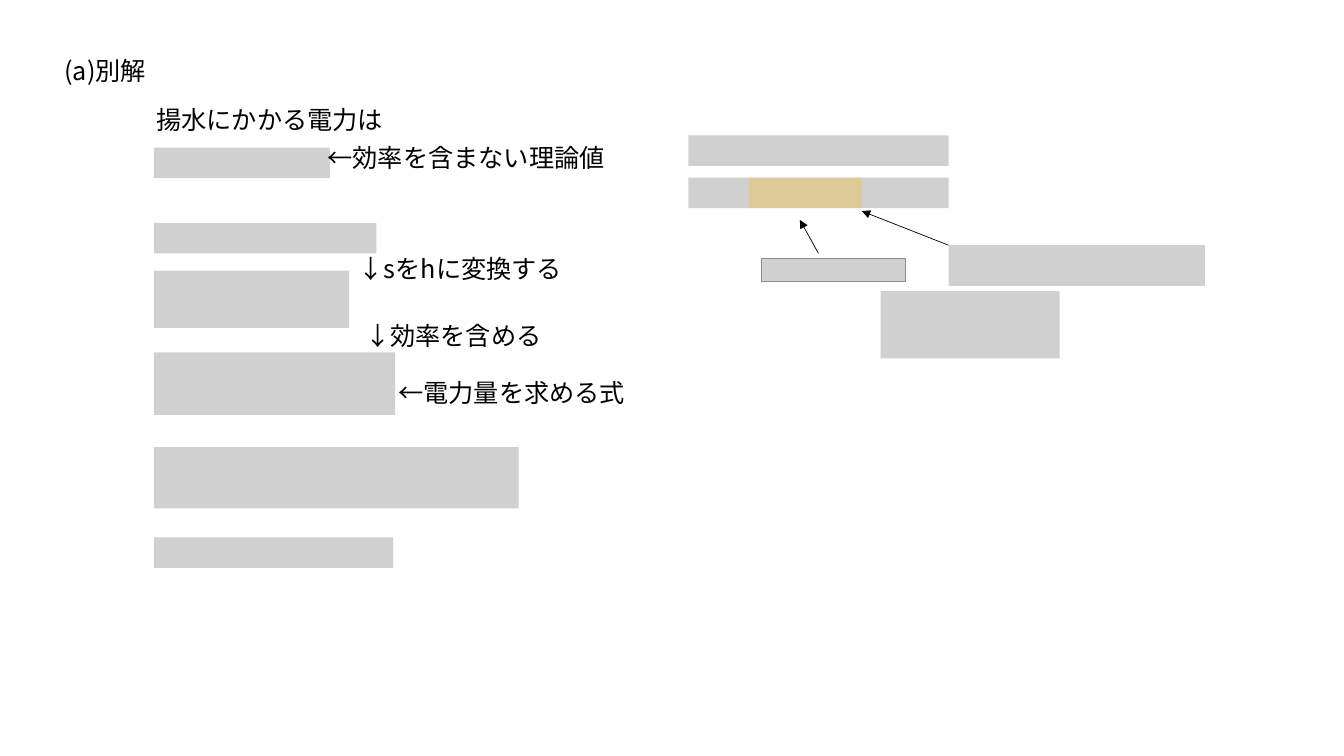
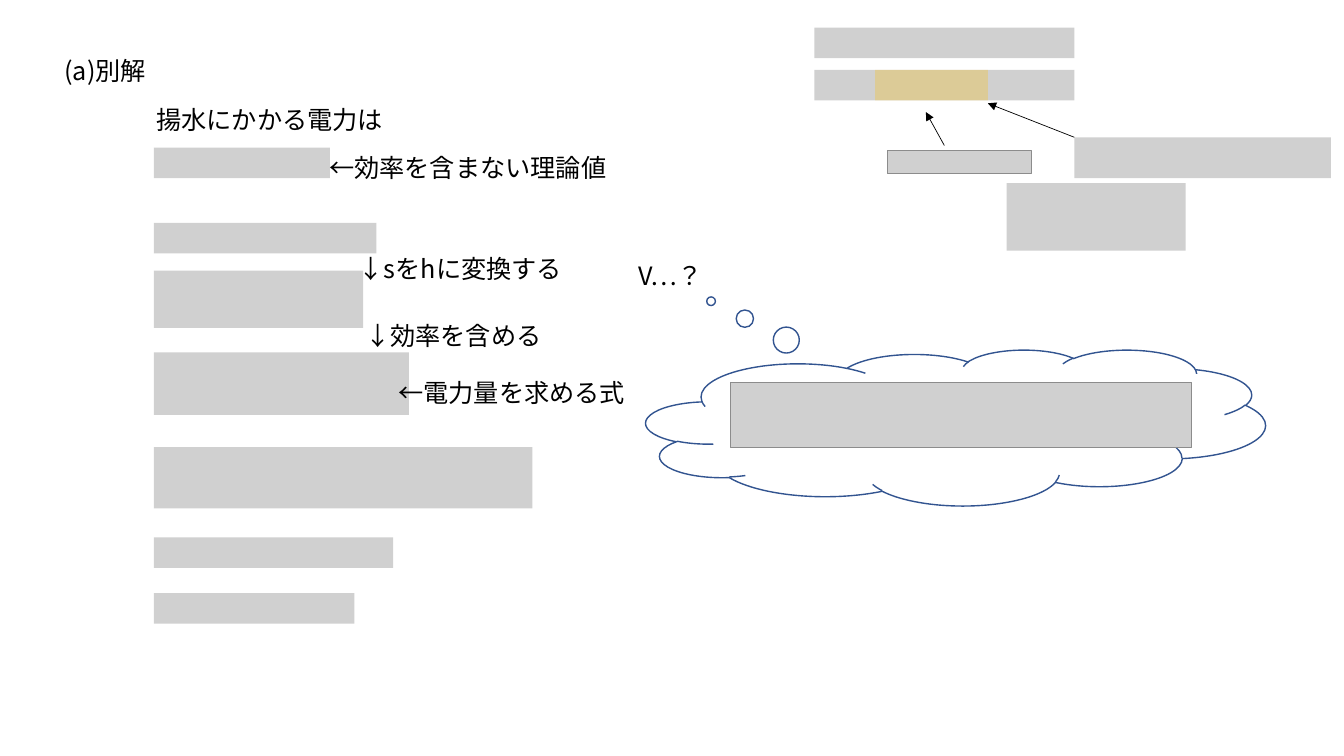
Before and after one commit to 88p/python_test, a slide deck: slide 7 of R4 電力 問15a,b.pptx. Drawn at 1344x756 pixels with LibreOffice and Linux fonts; fonts in the diff are those of the drawing; grey boxes stand for pictures. Boxes give left, top, right and bottom in pixels: in the first picture for what was removed or moved away, otherwise in the second. Text is boxed around its words. In the diff, an @@ line names an element or a change of style, - is before the commit and + after.

```diff
--- a/R4 電力 問15a,b.pptx
+++ b/R4 電力 問15a,b.pptx
@@ picture added at (815,27,1075,57) @@
@@ picture added at (815,70,1075,100) @@
@@ rectangle: place and size @@
-rectangle at (749,177,862,208)
+rectangle at (875,70,988,100)
@@ 2 arrows, 1 picture: place and size @@
-2 arrows, 1 picture at (761,211,949,281)
+2 arrows, 1 picture at (887,103,1075,173)
@@ text "←効率を含まない理論値": place and size @@
-text "←効率を含まない理論値" at (327,145,604,173)
+text "←効率を含まない理論値" at (329,151,606,179)
@@ picture removed at (689,135,949,165) @@
@@ picture added at (1075,137,1331,177) @@
@@ picture removed at (689,177,949,208) @@
@@ picture added at (1007,184,1187,251) @@
@@ text added at (638,266,703,286), 18 pt, text #000000 @@
+V…？
@@ picture removed at (949,245,1205,285) @@
@@ picture: place and size @@
-picture at (154,271,350,329)
+picture at (154,271,364,329)
@@ picture removed at (881,291,1061,359) @@
@@ picture: place and size @@
-picture at (154,353,395,415)
+picture at (154,353,409,415)
@@ thought cloud added at (646,350,1265,506), outline #325491 1 pt @@
@@ picture added at (730,382,1192,448) @@
@@ picture: place and size @@
-picture at (154,448,519,509)
+picture at (154,448,533,509)
@@ picture added at (154,593,355,623) @@
```
Also in this commit, not shown: 1 slide removed.
